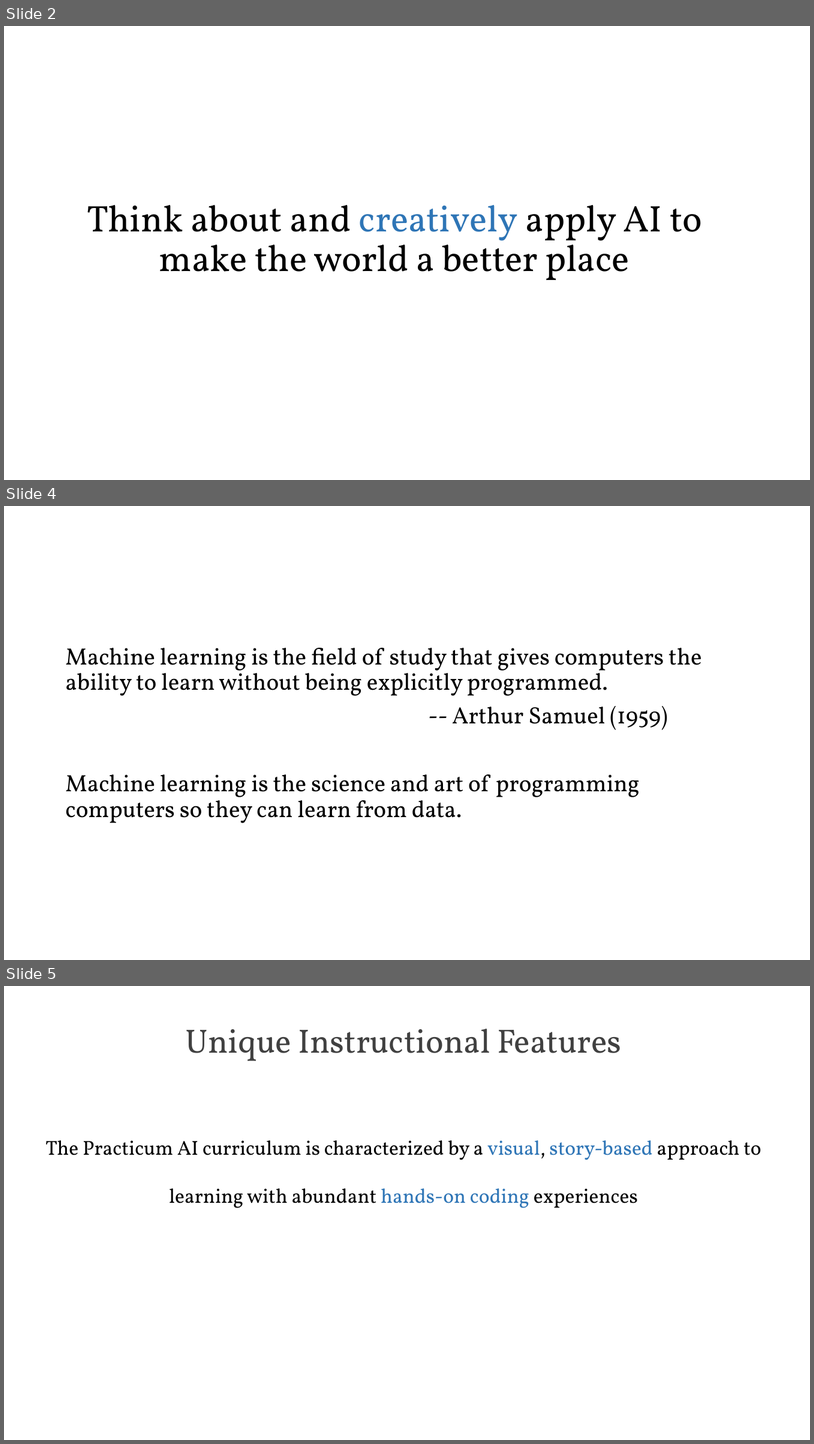
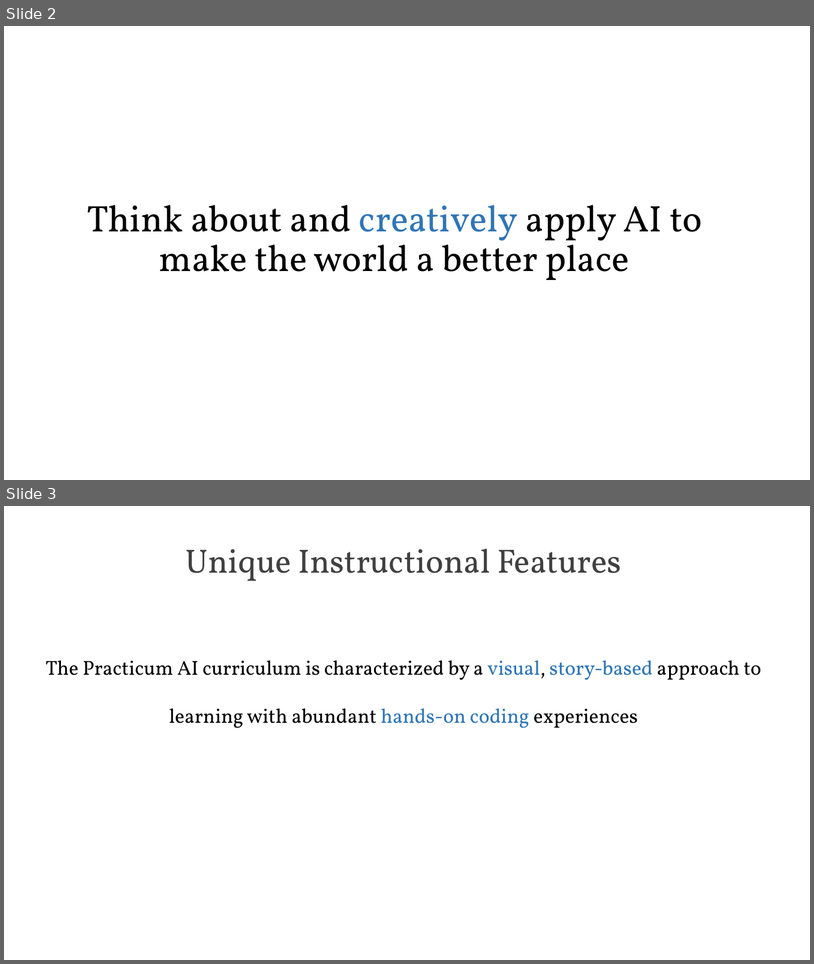
Before and after one commit to PracticumAI-Test/practicum, a slide deck: pai_getting_started.pptx. Shown one above the other, each under a label of ours: slides 2, 4 and 5 before the commit, slides 2 and 3 after it; the slides between them are not shown. The pictures are 814x1444 and 814x964 pixels, drawn with LibreOffice and Linux fonts; fonts in the diff are those of the drawing. Boxes give left, top, right and bottom in pixels: in the first picture for what was removed or moved away, otherwise in the second. Text is boxed around its words. In the diff, an @@ line names an element or a change of style, - is before the commit and + after.

```diff
--- a/pai_getting_started.pptx
+++ b/pai_getting_started.pptx
@@ slide 4 removed at (4,506,810,960), background #FFFFFF @@
@@ text removed at (65,648,702,823) @@
-Machine learning is the field of study that gives computers the ability to learn without being explicitly programmed.
--- Arthur Samuel (1959)
-Machine learning is the science and art of programming computers so they can learn from data.
@@ what was slide 5 is now slide 3 @@
```
Also in this commit, not shown: 1 slide changed, 5 slides added, 5 other slides removed.
